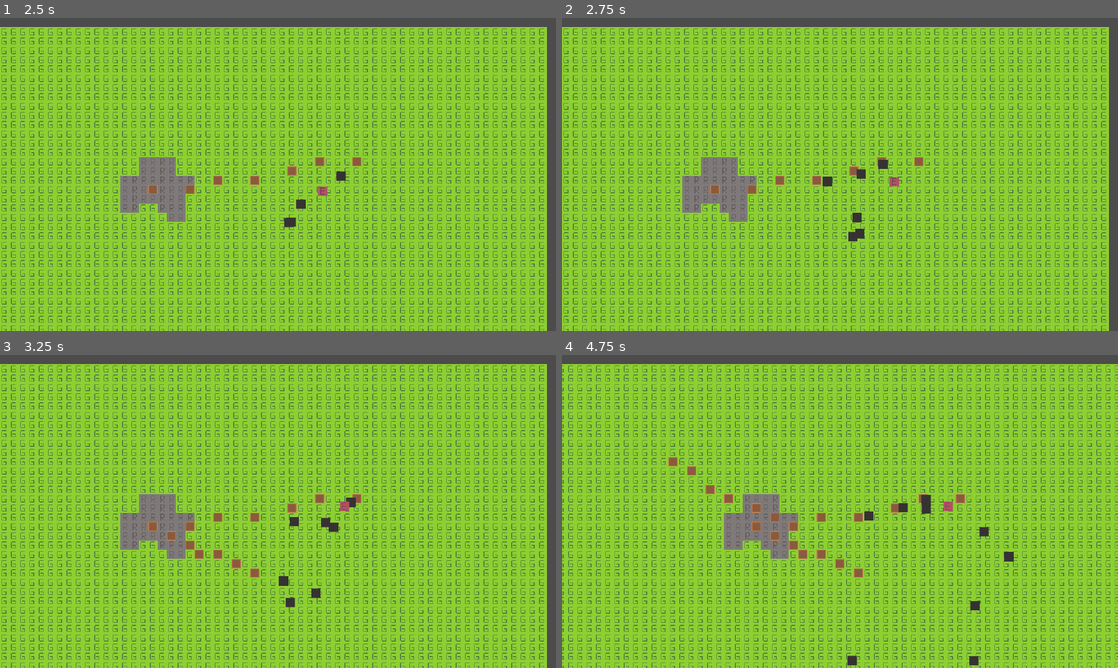
Above: before the commit, frames 1-4 (two rows, left to right).
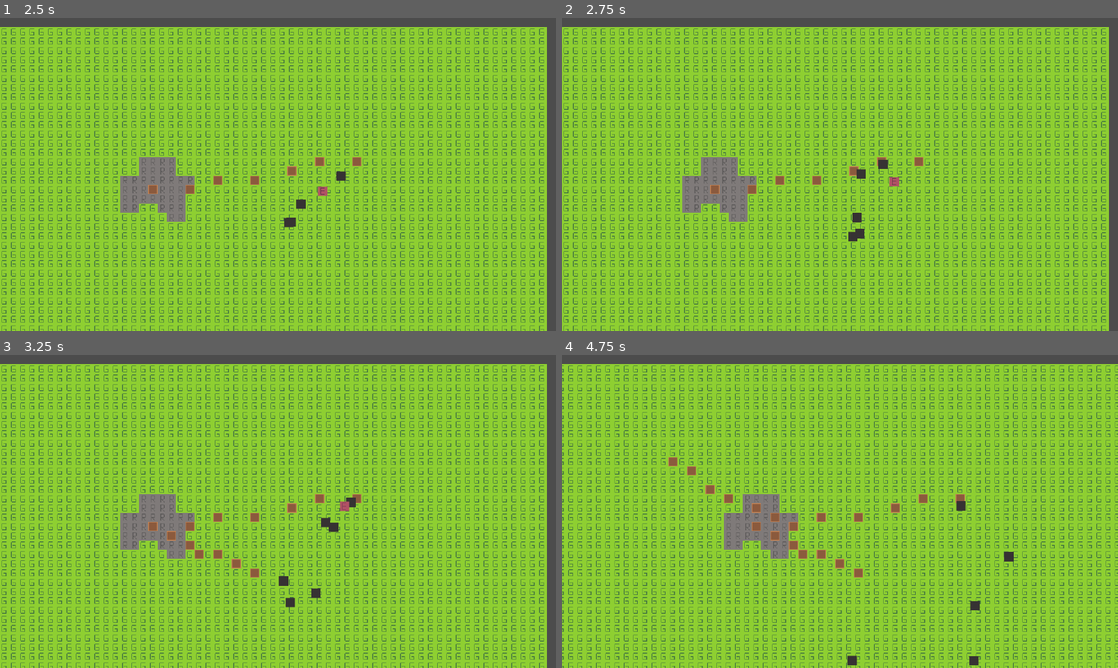
Above: after the commit, the same moments.

Repository: Joshua5437/Game-3
Game: Godot game, scene res://mainScene.tscn
Same seed, same stepped clock (60 frames per second), same inputs: the game is played once before the commit and once after it.
Inputs (mouse positions are in pixels of both pictures, inside the frame that each line leads up to):
- Up to frame 1 (2.5 s): tap Enter at 0.5 s; move the mouse to (400, 158) at 0.52 s; hold Right (ui_right) 0.53-1.25 s; click (400, 158) at 0.67 s; drag from (166, 190) to (372, 161) at 1.27 s; move the mouse to (333, 105) at 2.02 s; hold Right (ui_right) from 2.03 s (still down)
- Up to frame 2 (2.75 s): keep holding Right (ui_right)
- Up to frame 3 (3.25 s): release Right (ui_right) at 2.75 s; drag from (250, 574) to (155, 527) at 2.77 s
- Up to frame 4 (4.75 s): move the mouse to (1006, 558) at 3.52 s; hold Left (ui_left) 3.53-4.25 s; drag from (673, 464) to (789, 527) at 4.27 s

Frame 1 is identical in both runs. In frame 2, less than 0.1% of the frame differs, in the area x 46-49%, y 50-54%; in frame 3, less than 0.1%; in frame 4, 0.4%, in the area x 54-77%, y 44-58%.

Commit message:
towers can damage enemies

Diff:
--- a/bullet.gd
+++ b/bullet.gd
@@ -2,6 +2,7 @@
 
 
 export(float) var speed = 100
+var hit_damage = 1
 var direction = Vector2()
 
 func _process(delta):
@@ -11,6 +12,7 @@
 func _on_Bullet_body_entered(body):
 	# Despawns after hiting the enemy
 	if body.is_in_group("enemies"):
+		body.damage(hit_damage)
 		queue_free()
 
 func _on_Lifetime_timeout():
--- a/enemies/enemy.gd
+++ b/enemies/enemy.gd
@@ -15,6 +15,8 @@
 var attacking = false
 var attack_damage = 1
 onready var attack_timer = $AttackTimer
+
+export var health = 3
 
 func _ready():
 	# Waits for other nodes to setup first
@@ -63,6 +65,13 @@
 	# Get path to the tower
 	path = nav.get_simple_path(global_position, target.global_position, false)
 
+# Reduces the health based on amount of hits. Will queue free if
+# health reaches zero
+func damage(hits):
+	health -= hits
+	if health <= 0:
+		queue_free()
+
 func _on_building_destruction():
 	target = null
 
@@ -73,7 +82,6 @@
 	if target == body:
 		attacking = true
 
-
 func _on_DamageArea_body_exited(body):
 	if body == self:
 		return
--- a/scripts/tower.gd
+++ b/scripts/tower.gd
@@ -16,6 +16,10 @@
 var current_target : Node2D = null
 
 func _process(delta):
+	# Picks a target to shoot if the target does not exist
+	if current_target == null and not tracked_enemies.empty():
+		current_target = tracked_enemies[0]
+
 	# Shoot at the target, if it exists
 	if current_target != null and reload_timer.is_stopped():
 		shoot(current_target.position)
@@ -39,6 +43,7 @@
 func _on_Range_body_exited(body):
 	# Removes enemy from list of track enemies
 	if body.is_in_group("enemies"):
+		current_target = null
 		tracked_enemies.erase(body)
 
 func damage(hits):
